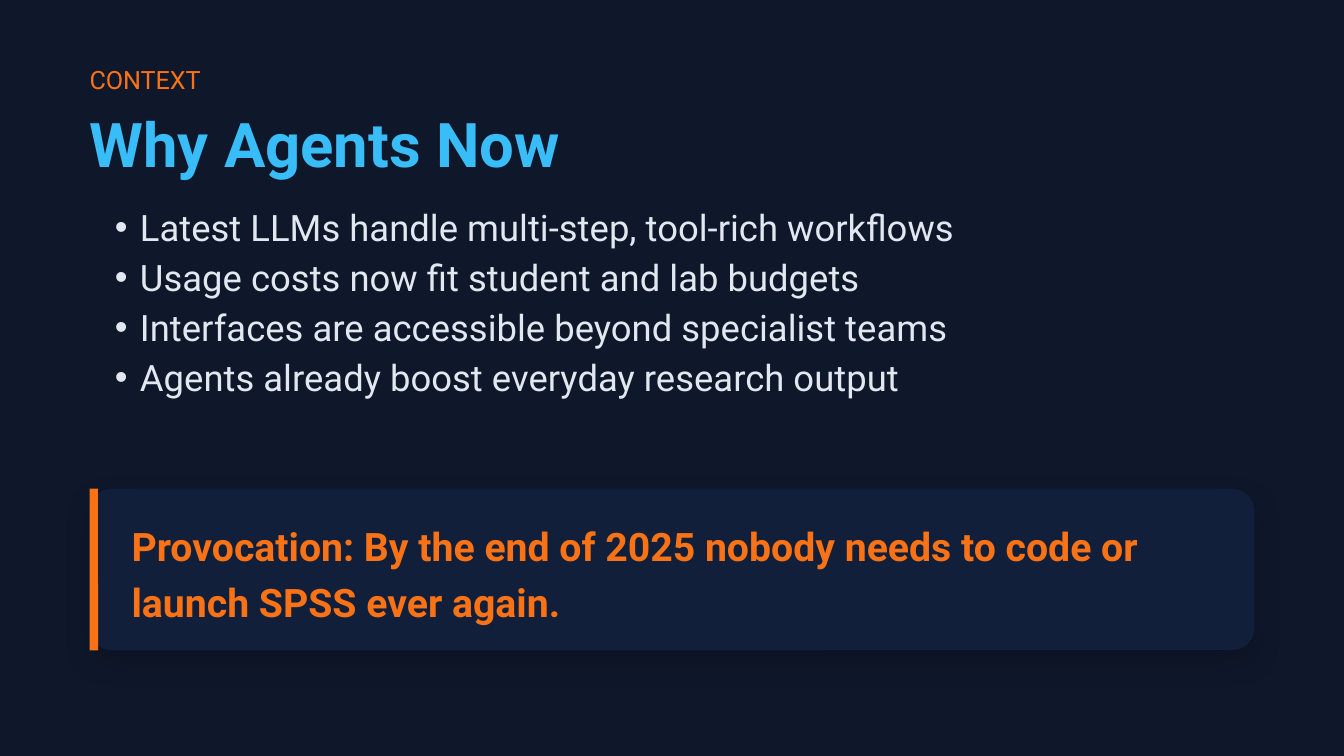
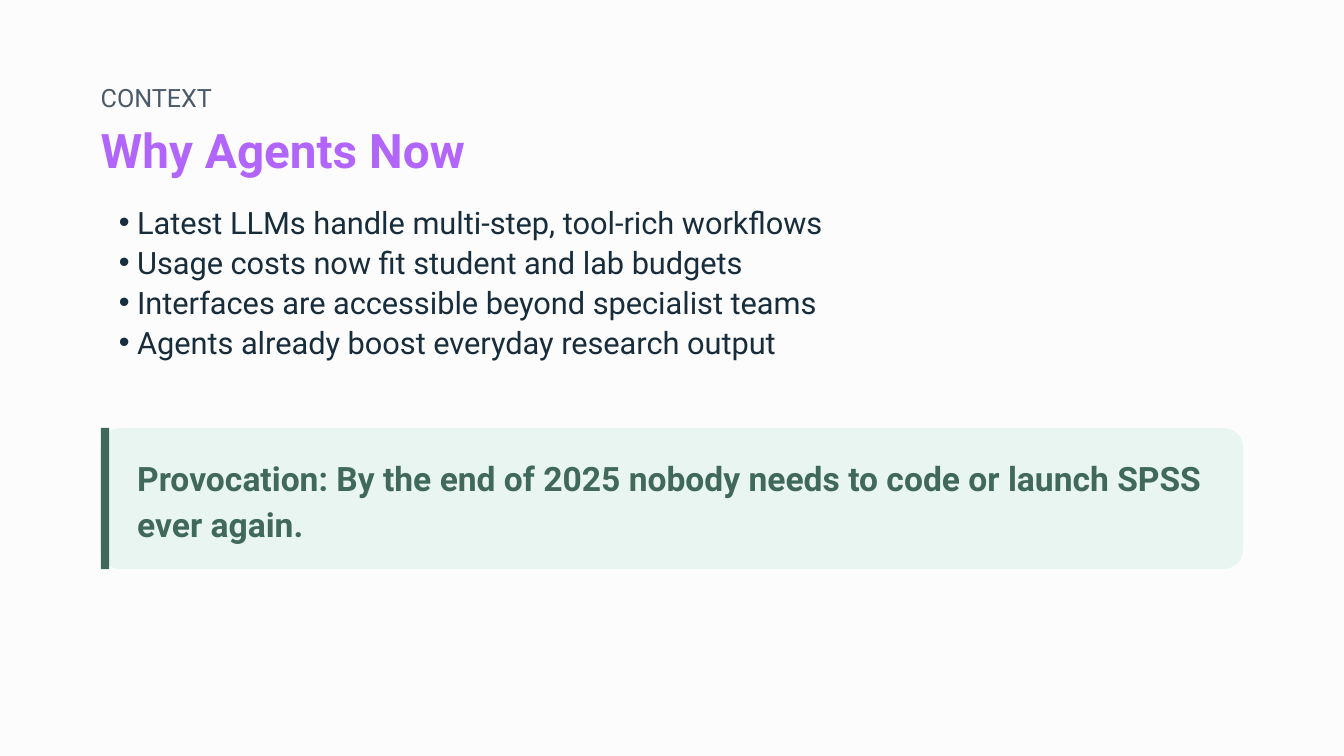
Before and after one commit to shanelindsay/agentic-r, a slide deck: slide 4 of slides-new/Agentic-AI-Agent-Talk.pptx. Drawn at 1344x756 pixels with LibreOffice and Linux fonts; fonts in the diff are those of the drawing. Boxes give left, top, right and bottom in pixels: in the first picture for what was removed or moved away, otherwise in the second. Text is boxed around its words. In the diff, an @@ line names an element or a change of style, - is before the commit and + after.

```diff
--- a/slides-new/Agentic-AI-Agent-Talk.pptx
+++ b/slides-new/Agentic-AI-Agent-Talk.pptx
@@ background #0F172A to #FCFCFC @@
@@ text "CONTEXT": place and size @@
-text "CONTEXT" at [90,71,201,90]
+text "CONTEXT" at [101,89,212,107]
@@ text "CONTEXT" at [101,89,212,107]: text colour #F97316 to #4A5A68; line spacing 19.2pt to 18.2pt @@
@@ text "Why Agents Now": place and size @@
-text "Why Agents Now" at [90,121,559,180]
+text "Why Agents Now" at [101,132,465,178]
@@ text "Why Agents Now" at [101,132,465,178]: size 33 to 25.5 pt, text colour #38BDF8 to #B165FB @@
@@ text "Latest LLMs handle multi-step, tool-rich ..." at [137,210,822,361]: size 19.5 to 16.5 pt, text colour #E2E8F0 to #182D3C; indent changed; line spacing 26.9pt to 21.4pt @@
@@ rounded rectangle: place and size @@
-rounded rectangle at [90,489,1255,650]
+rounded rectangle at [101,427,1243,569]
@@ rounded rectangle at [101,427,1243,569]: fill #111F3B to #E9F5F0; shadow off @@
@@ line moved from (94, 489) - (94, 650) to (105, 427) - (105, 569) @@
@@ line (105, 427) - (105, 569): stroke #F97316 4.5 pt to #40695B 4.5 pt @@
@@ text "Provocation: By the end of ...": place and size @@
-text "Provocation: By the end of ..." at [132,531,1137,625]
+text "Provocation: By the end of ..." at [137,465,1201,544]
@@ text "Provocation: By the end of ..." at [137,465,1201,544]: size 21 to 18 pt, text colour #F97316 to #40695B; line spacing 29.8pt to 24.3pt @@
```
Also in this commit, not shown: 20 other slides changed, 52 other files.
